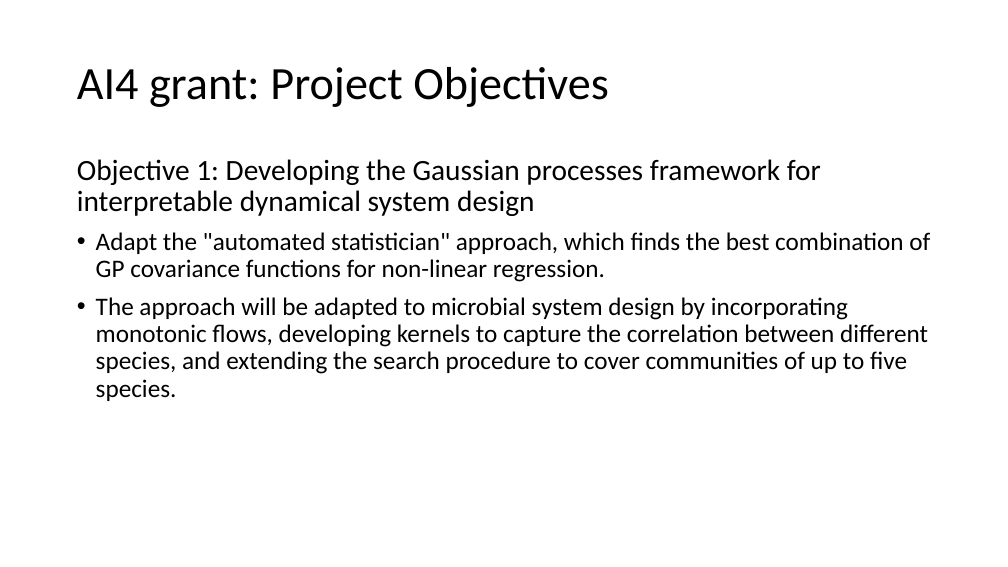
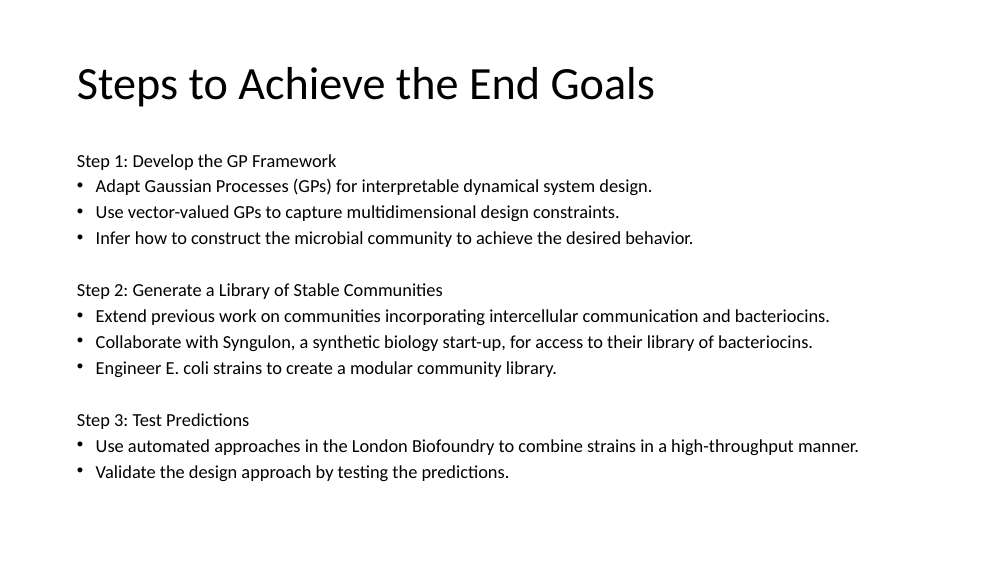
Before and after one commit to Fontanapink/GPs, a slide deck: slide 13 of GPRCommunities.pptx (slide 9 before the commit). Drawn at 1008x567 pixels with LibreOffice and Linux fonts; fonts in the diff are those of the drawing. Boxes give left, top, right and bottom in pixels: in the first picture for what was removed or moved away, otherwise in the second. Text is boxed around its words. In the diff, an @@ line names an element or a change of style, - is before the commit and + after.

Commit message:
Added correlation images for GPR (instead of VGP) Updated our powerpoint presentation

```diff
--- a/GPRCommunities.pptx
+++ b/GPRCommunities.pptx
@@ title at (77,67,655,107): text changed @@
-AI4 grant: Project Objectives
+Steps to Achieve the End Goals
@@ text at (77,154,859,481): text changed; size 24 to 17.5 pt @@
-Objective 1: Developing the Gaussian processes framework for interpretable dynamical system design
-• Adapt the "automated statistician" approach, which finds the best combination of GP covariance functions for non-linear regression.
-• The approach will be adapted to microbial system design by incorporating monotonic flows, developing kernels to capture the correlation between different species, and extending the search procedure to cover communities of up to five species.
+Step 1: Develop the GP Framework
+• Adapt Gaussian Processes (GPs) for interpretable dynamical system design.
+• Use vector-valued GPs to capture multidimensional design constraints.
+• Infer how to construct the microbial community to achieve the desired behavior.
+Step 2: Generate a Library of Stable Communities
+• Extend previous work on communities incorporating intercellular communication and bacteriocins.
+• Collaborate with Syngulon, a synthetic biology start-up, for access to their library of bacteriocins.
+• Engineer E. coli strains to create a modular community library.
+Step 3: Test Predictions
+• Use automated approaches in the London Biofoundry to combine strains in a high-throughput manner.
+• Validate the design approach by testing the predictions.
```
Also in this commit, not shown: 9 other slides changed, 7 slides added, 1 slide removed, 3 other files.
